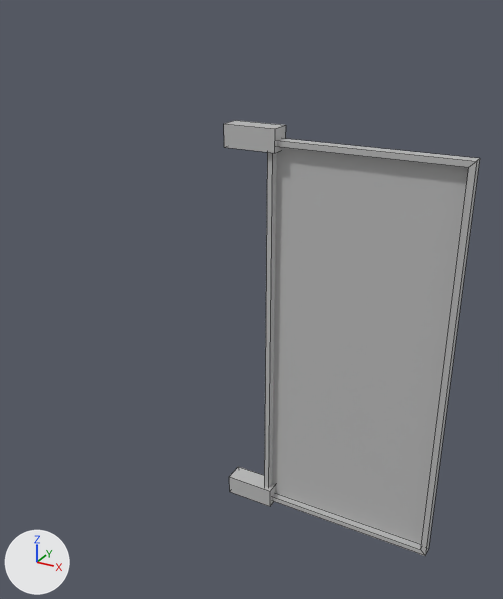
The FBX model Assets/Models & Materials/Ethan's Models & Matterials/Detailing Props/Billboard big.fbx, before and after one commit.
Rendered twice from a 50 mm camera at (8.6, -33.5, 24.6) aimed at (-5.1, -8.6, 12.1). Lighting does not change. The marker at lower left points along +X, +Y and +Z. Mesh edges are drawn as thin lines.

The first picture shows 'pasted__pCube6'.
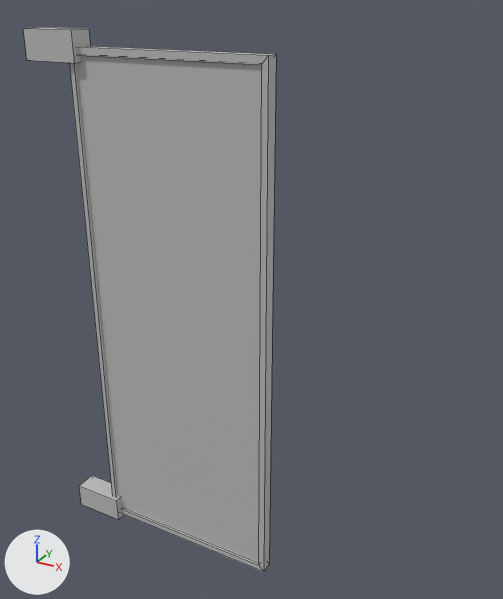
What differs and where, as boxes (x1, y1, x2, y2) in the pictures (503 x 599 px; the box of a moved part takes in the faces that stretch with it):
'pasted__pCube6', reshaped, moved, turned, rescaled
    before: (224, 120, 480, 556)
    after: (23, 27, 276, 572)
part 1 of me_mesh, moved or reshaped
    before: (264, 138, 480, 556)
    after: (69, 46, 276, 572)
part 2 of me_mesh, added
    after: (79, 475, 124, 520)
part 3 of me_mesh, rebuilt (not visible afterwards)
    before: (272, 147, 469, 544)
part 4 of me_mesh, deleted
    before: (224, 120, 286, 153)
part 5 of me_mesh, deleted
    before: (229, 467, 276, 506)
part 6 of me_mesh, added
    after: (23, 27, 262, 563)

The change, as a diff of the scene's bpy script:
```diff
--- a/Assets/Models & Materials/Ethan's Models & Matterials/Detailing Props/Billboard big.fbx.py
+++ b/Assets/Models & Materials/Ethan's Models & Matterials/Detailing Props/Billboard big.fbx.py
@@ mat_pasted__pasted__frame @@
+mat_pasted__pasted__frame = principled_material('pasted__pasted__Frame')
+mat_pasted__pasted__frame.base_color = (0.5, 0.5, 0.5)  # grey #bcbcbc
@@ me_mesh @@
 # used by ob_pasted__pcube6; location = (-1.995, -6.449, 9.407); rotation_euler = (1.571, 0.0, 0.0), in degrees (90, 0, 0); scale = (0.01, 0.01, 0.01)
 # verts and faces of me_mesh; kept vertices keep their numbers, new ones are numbered from 36
-me_mesh.from_pydata(...)  # 36 vertices, 29 faces; spans x -543.0..543.0, y -998.0..998.0, z -50.0..50.0
+me_mesh.from_pydata(...)  # 40 vertices, 30 faces; spans x -543.0..543.0, y -789.0..789.0, z -50.0..50.0
+# me_mesh part 1: the loose piece of 16 vertices spanning x -339.0..543.0, y -975.0..944.0, z -29.0..27.0 is scaled about the mesh origin by (1, 0.791, 1)
+# me_mesh part 2: a new loose piece, a box spanning x -543.0..-292.0, y -789.0..-708.0, z -50.0..50.0, in mat_frame (grey #bcbcbc)
+# me_mesh part 3: the loose piece of 4 vertices spanning x -329.0..528.0, y -951.0..922.0, z -12.0 is rebuilt with 4 vertices and now spans x -329.0..528.0, y -752.0..729.0, z -21.0
+# me_mesh part 4: the loose piece of 8 vertices spanning x -543.0..-292.0, y 895.0..998.0, z -50.0..50.0 is deleted
+# me_mesh part 5: the loose piece of 8 vertices spanning x -543.0..-292.0, y -998.0..-895.0, z -50.0..50.0 is deleted
+# me_mesh part 6
+verts[36] = (-543.0, 708.0, 50.0)  # pixel (26, 60)
+verts[37] = (-543.0, 789.0, 50.0)  # pixel (23, 28)
+verts[38] = (-543.0, 789.0, -50.0)  # pixel (41, 27)
+verts[39] = (-543.0, 708.0, -50.0)
+for new, old in zip([*range(40, 44)], [*range(36, 40)]): verts[new] = verts[old] + (251.0, 0.0, 0.0)
+verts[44] = (-329.0, -752.0, 15.0)
+verts[45] = (528.0, -752.0, 15.0)
+verts[46] = (-329.0, 729.0, 15.0)
+verts[47] = (528.0, 729.0, 15.0)
+faces += [(36, 40, 41, 37), (37, 41, 42, 38), (38, 42, 43, 39), (36, 39, 43, 40), (40, 43, 42, 41)]  # mat_frame (grey #bcbcbc)
+faces += [(36, 37, 38, 39)]  # mat_pasted__pasted__frame (grey #bcbcbc)
+faces += [(44, 45, 47, 46)]  # mat_ad (grey #bcbcbc)
 me_mesh.materials.append(mat_frame)
 me_mesh.materials.append(mat_ad)
+me_mesh.materials.append(mat_pasted__pasted__frame)  # grey #bcbcbc
@@ ob_pasted__pcube6 @@
 ob_pasted__pcube6 = bpy.data.objects.new('pasted__pCube6', me_mesh)
-ob_pasted__pcube6.location = (-1.995, -6.449, 9.407)
-ob_pasted__pcube6.rotation_euler = (1.571, 0.0, 0.0)  # degrees (90, 0, 0)
-ob_pasted__pcube6.scale = (0.01, 0.01, 0.01)
+ob_pasted__pcube6.parent = ob_group15
+ob_pasted__pcube6.location = (-141.7, 260.6, 2.709)
@@ ob_group15 @@
+ob_group15 = bpy.data.objects.new('group15', None)
+ob_group15.location = (-6.815, -11.37, 7.608)
+ob_group15.rotation_euler = (1.571, 0.0, 0.0)  # degrees (90, 0, 0)
+ob_group15.scale = (0.01, 0.015, 0.01)
```
